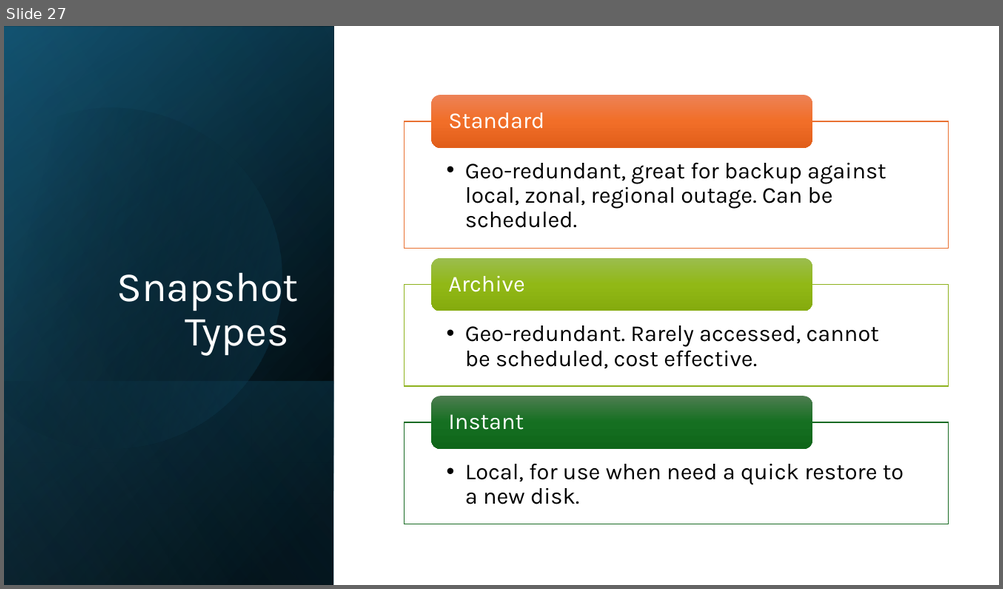
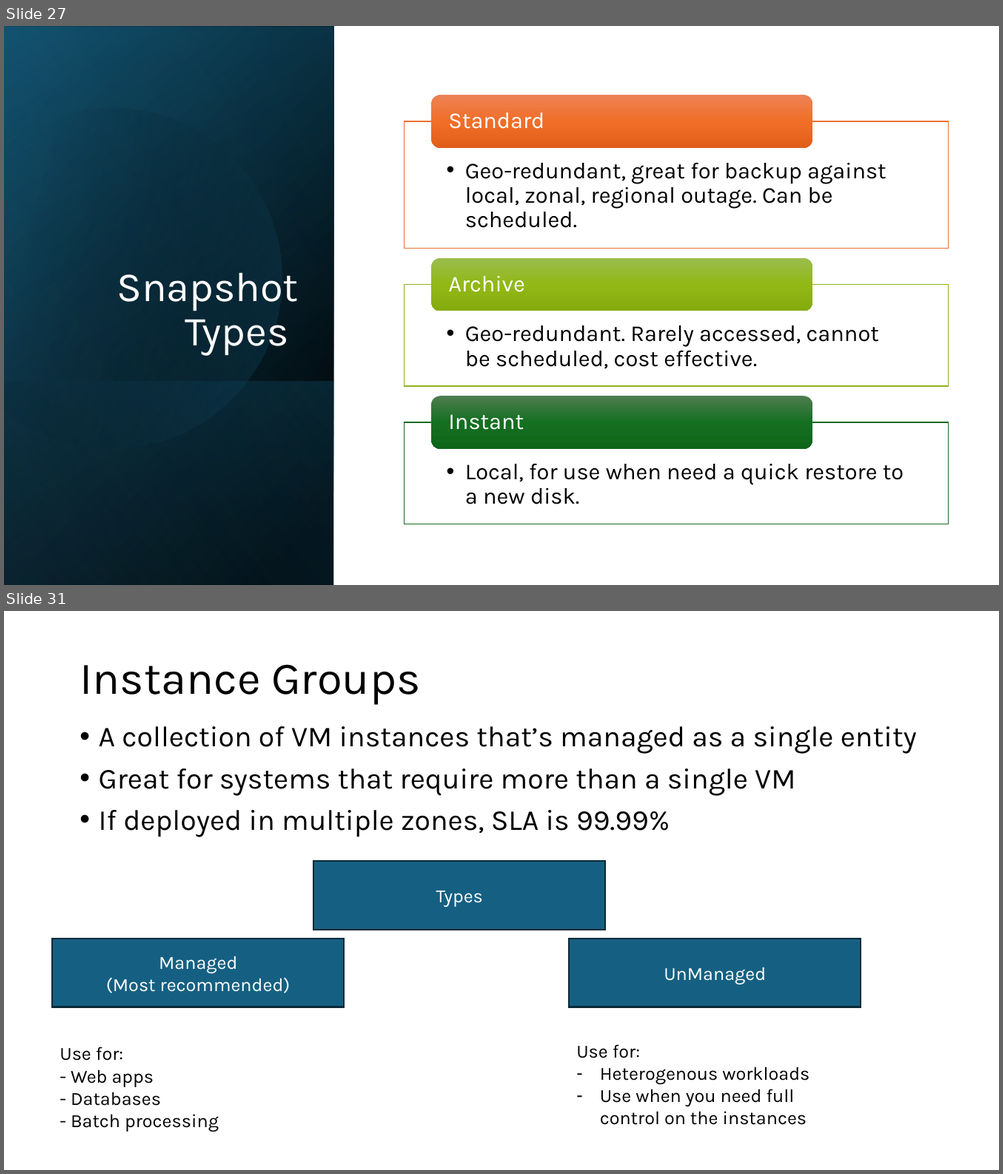
Before and after one commit to lkdrall/GCP-Professional, a slide deck: Module-2 Project, Compute.pptx. Shown one above the other, each under a label of ours: slide 27 before the commit, slides 27 and 31 after it; the slides between them are not shown. The pictures are 1003x589 and 1003x1174 pixels, drawn with LibreOffice and Linux fonts; fonts in the diff are those of the drawing. Boxes give left, top, right and bottom in pixels: in the first picture for what was removed or moved away, otherwise in the second. Text is boxed around its words. In the diff, an @@ line names an element or a change of style, - is before the commit and + after.

```diff
--- a/Module-2 Project, Compute.pptx
+++ b/Module-2 Project, Compute.pptx
@@ slide 31 added at <box>4,611,999,1170</box>, background #FFFFFF @@
@@ title added at <box>79,664,420,705</box>, 44 pt, text #000000 @@
+Instance Groups
@@ text added at <box>99,726,916,837</box>, 28 pt, text #000000 @@
+• A collection of VM instances that’s managed as a single entity
+• Great for systems that require more than a single VM
+• If deployed in multiple zones, SLA is 99.99%
@@ rectangle added at <box>313,862,606,931</box>, fill #156082, outline #092A39 1.5 pt, 18 pt, text #FFFFFF @@
+Types
@@ rectangle added at <box>53,939,344,1007</box>, fill #156082, outline #092A39 1.5 pt, 18 pt, text #FFFFFF @@
+Managed
+(Most recommended)
@@ rectangle added at <box>569,939,860,1007</box>, fill #156082, outline #092A39 1.5 pt, 18 pt, text #FFFFFF @@
+UnManaged
@@ text added at <box>60,1047,219,1133</box>, 18 pt, text #000000 @@
+Use for:
+- Web apps
+- Databases
+- Batch processing
@@ text added at <box>576,1045,809,1125</box>, 18 pt, text #000000 @@
+Use for:
+– Heterogenous workloads
+– Use when you need full control on the instances
```
Also in this commit, not shown: 8 other slides added.
